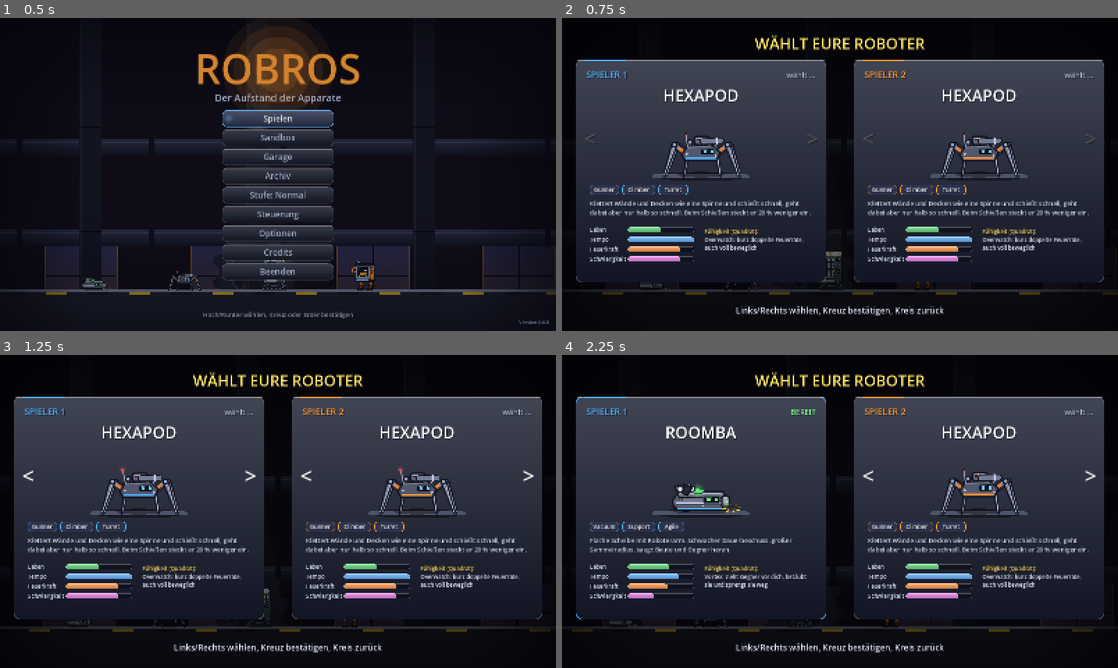
Above: before the commit, frames 1-4 (two rows, left to right).
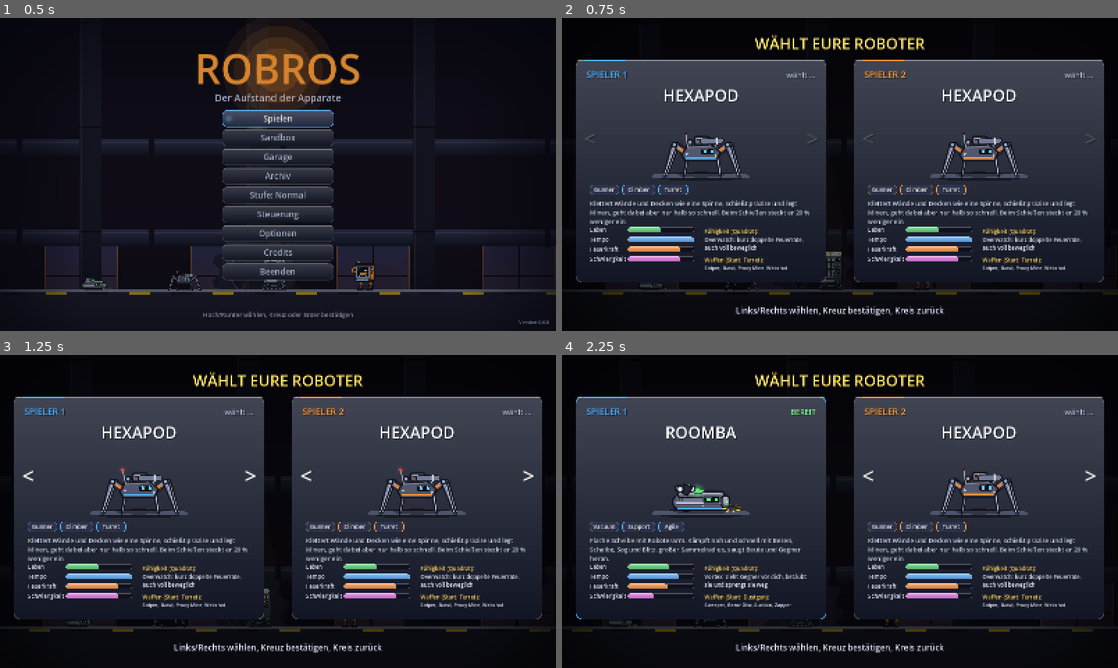
Above: after the commit, the same moments.

Repository: BearsinK/Ares
Game: Godot game, scene res://scenes/title.tscn
Two runs of this game, one before a commit and one after it. Both use one fixed random seed, a clock stepped at 60 frames per second and the inputs below.
Inputs (mouse positions are in pixels of both pictures, inside the frame that each line leads up to):
- Up to frame 1 (0.5 s): no input
- Up to frame 2 (0.75 s): tap Enter (p1_confirm) at 0.5 s; move the mouse to (962, 158) at 0.52 s; hold D (p1_right) from 0.53 s (still down); tap F (p1_fire) at 0.6 s; click (962, 158) at 0.67 s
- Up to frame 3 (1.25 s): keep holding D (p1_right); tap Space (p1_jump) at 0.77, 1.07 s
- Up to frame 4 (2.25 s): move the mouse to (728, 527) at 1.27 s; tap E (p1_ability) at 1.35 s; tap Space (p1_jump) at 1.52, 1.82 s; tap F (p1_fire) at 1.55 s; move the mouse to (895, 442) at 2.02 s; release D (p1_right) at 2.03 s; hold A (p1_left) from 2.03 s (still down); tap Enter (p1_confirm) at 2.1 s

Frame 1 is identical in both runs. In frame 2, 1.7% of the frame differs, in the area x 5-95%, y 58-81%; in frame 3, 1.7%; in frame 4, 1.8%.

Commit message:
Waffen-Messwerkzeug, Waffenliste auf der Klassenwahl, Hinweis zu Kombos
tests/weapon_bench.tscn misst Schaden pro Sekunde gegen ein Ziel und eine Gruppe für alle Waffen (Echtzeit, Nachladen zählt mit).
Klassenwahl nennt die fünf Waffen jeder Klasse, Klassenbeschreibungen passen zu den neuen Sets, neuer Hinweis beim ersten Kombo.

Co-Authored-By: Claude Sonnet 5.5 <noreply@anthropic.com>
Claude-Session: https://claude.ai/code/session_01LWfhWxkDekTWkUA5NKCt1X

Diff:
--- a/scripts/game/status_effects.gd
+++ b/scripts/game/status_effects.gd
@@ -291,6 +291,7 @@
 
 func _combo(combo_name: String, coop: bool) -> void:
 	Achievements.combos_seen[combo_name] = true
+	Tips.request("combo")
 	if Fx.instance and is_instance_valid(target):
 		Fx.instance.combo(target.global_position, combo_name, coop)
 
--- a/scripts/game/tips.gd
+++ b/scripts/game/tips.gd
@@ -15,6 +15,7 @@
 	"aegis": {"title": "AEGIS", "text": "Sein Frontschild fängt Schüsse ab. Trefft ihn von hinten, von oben oder mit Sprengungen."},
 	"nest": {"title": "NEST", "text": "Setzt laufend Buzzer in die Welt. Zerstört das Nest, dann stürzen seine Buzzer mit ab."},
 	"reload": {"title": "MAGAZIN LEER", "text": "Die Waffe lädt von selbst nach. Mit Kreuz / T / B lädst du vorher nach, Feuer unterbricht ein angefangenes Nachladen."},
+	"combo": {"title": "ELEMENT-KOMBO", "text": "Zwei Elemente auf einem Gegner lösen eine Kombo aus. Vom Partner gesetzt, wirkt sie viel stärker."},
 	"elite": {"title": "ELITE", "text": "Größer, zäher und mit eigener Fähigkeit. Dafür dreifache Beute und oft eine Reparatur."},
 }
 
--- a/scripts/game/title_screen.gd
+++ b/scripts/game/title_screen.gd
@@ -522,3 +522,9 @@
 	UiKit.stat_bar(_ui, panel.position + Vector2(40, 579), 300.0, "Schwierigkeit", float(info.difficulty) / 5.0, Color(0.9, 0.5, 0.9))
 	UiKit.text(_ui, panel.position + Vector2(370, 500), "Fähigkeit (Quadrat):", 16, Color(1.0, 0.85, 0.4))
 	UiKit.text(_ui, panel.position + Vector2(370, 524), info.ability, 16, Color(0.88, 0.9, 0.98), HORIZONTAL_ALIGNMENT_LEFT, panel.size.x - 400.0, true)
+	# Die fünf Klassenwaffen (die erste ist die Startwaffe, die anderen gibt es im Shop).
+	var weapon_names: Array[String] = []
+	for weapon_id in Weapons.CLASS_SETS[class_id]:
+		weapon_names.append(String(Weapons.get_weapon(weapon_id).name))
+	UiKit.text(_ui, panel.position + Vector2(370, 582), "Waffen (Start: %s):" % weapon_names[0], 16, Color(1.0, 0.85, 0.4))
+	UiKit.text(_ui, panel.position + Vector2(370, 604), ", ".join(weapon_names.slice(1)), 14, Color(0.88, 0.9, 0.98), HORIZONTAL_ALIGNMENT_LEFT, panel.size.x - 380.0, true)
--- a/scripts/game/ui_kit.gd
+++ b/scripts/game/ui_kit.gd
@@ -7,25 +7,25 @@
 const CLASS_INFO := {
 	"roomba": {
 		"tags": ["Vacuum", "Support", "Agile"],
-		"blurb": "Flache Scheibe mit Roboterarm. Schwacher Dauerbeschuss, großer Sammelradius, saugt Beute und Gegner heran.",
+		"blurb": "Flache Scheibe mit Roboterarm. Kämpft nah und schnell mit Besen, Scheibe, Sog und Blitz, großer Sammelradius, saugt Beute und Gegner heran.",
 		"ability": "Vortex: zieht Gegner vor dich, betäubt sie und sprengt sie weg",
 		"damage": 3, "difficulty": 2,
 	},
 	"hexapod": {
 		"tags": ["Gunner", "Climber", "Turret"],
-		"blurb": "Klettert Wände und Decken wie eine Spinne und schießt schnell, geht dabei aber nur halb so schnell. Beim Schießen steckt er 20 % weniger ein.",
+		"blurb": "Klettert Wände und Decken wie eine Spinne, schießt präzise und legt Minen, geht dabei aber nur halb so schnell. Beim Schießen steckt er 20 % weniger ein.",
 		"ability": "Overwatch: kurz doppelte Feuerrate, auch voll beweglich",
 		"damage": 4, "difficulty": 4,
 	},
 	"vending": {
 		"tags": ["Tank", "AoE", "Heavy"],
-		"blurb": "Groß und robust. Wirft geschüttelte Dosen, die beim Aufprall explodieren.",
+		"blurb": "Groß und robust. Wirft geschüttelte Dosen, brennt Gegner nieder, schießt Münzen und stellt Geschütztürme auf.",
 		"ability": "Steamroller: rollt durch Gegner, macht Schaden und nimmt weniger",
 		"damage": 4, "difficulty": 2,
 	},
 	"printer": {
 		"tags": ["Swarm", "Utility", "Flex"],
-		"blurb": "Läuft auf gedruckten Beinen, druckt Drohnen als zusätzliche Waffen.",
+		"blurb": "Läuft auf gedruckten Beinen. Drohnen schießen für ihn, dazu Sprengdrohnen, Tonerwolken, Markierungen und Betäubung.",
 		"ability": "Drone Drop: zwei explosive Drohnen jagen Gegner",
 		"damage": 2, "difficulty": 3,
 	},
--- /dev/null
+++ b/tests/weapon_bench.gd
@@ -0,0 +1,147 @@
+extends Node
+## Entwickler-Werkzeug: misst fuer jede Waffe den Schaden pro Sekunde gegen ein einzelnes Ziel und gegen eine Gruppe.
+## Der Schuetze und die Ziele bleiben an ihrem Platz, Nachladen zaehlt mit. Nur Richtwerte zum Vergleichen (Klassen-
+## Schadensfaktoren sind nicht enthalten, Modul und Upgrades fehlen).
+## Ausfuehren: godot --headless --path . res://tests/weapon_bench.tscn   (BENCH_WEAPONS=dust,rapid fuer eine Auswahl, BENCH_SECONDS=6; dauert in Echtzeit rund 5 Minuten)
+
+var main: Node
+var p1: Player
+var rows: Array[Dictionary] = []
+var _homes: Array[Vector2] = []
+var _targets: Array[Enemy] = []
+var _current := "dust"
+
+const SHOOTER_POS := Vector2(500.0, 1200.0)
+const HP := 1.0e7
+
+
+func _ready() -> void:
+	Engine.set_meta("classes", ["roomba", "hexapod"])
+	main = load("res://scenes/main.tscn").instantiate()
+	main.director_enabled = false
+	main.intro_enabled = false
+	main.stage_id = "classic"
+	add_child(main)
+	_run.call_deferred()
+
+
+func _frames(count: int) -> void:
+	for i in count:
+		await get_tree().physics_frame
+
+
+func _run() -> void:
+	# Zeitraffer vergroessert auch den Zeitschritt (Geschosse tunneln), daher Echtzeit. BENCH_SCALE nur fuer grobe Laeufe.
+	Engine.time_scale = float(OS.get_environment("BENCH_SCALE")) if OS.get_environment("BENCH_SCALE") != "" else 1.0
+	await _frames(15)
+	p1 = main.players[0]
+	p1.invulnerable = true
+	main.players[1].invulnerable = true
+	main.players[1].global_position = Vector2(100.0, 1200.0)
+	var ids: Array = Weapons.ALL_IDS
+	if OS.get_environment("BENCH_WEAPONS") != "":
+		ids = OS.get_environment("BENCH_WEAPONS").split(",")
+	var seconds := float(OS.get_environment("BENCH_SECONDS")) if OS.get_environment("BENCH_SECONDS") != "" else 10.0
+	for id in ids:
+		var single := await _measure(String(id), 1, seconds)
+		var pack := await _measure(String(id), 8, seconds)
+		rows.append({"id": id, "single": single, "pack": pack})
+	print("")
+	print("%-10s %-10s %8s %8s %6s" % ["Waffe", "Art", "1 Ziel", "8 Ziele", "Faktor"])
+	rows.sort_custom(func(a: Dictionary, b: Dictionary) -> bool: return float(a.single) > float(b.single))
+	for row in rows:
+		var weapon := Weapons.get_weapon(row.id)
+		print("%-10s %-10s %8.0f %8.0f %6.1f" % [row.id, weapon.kind, row.single, row.pack, float(row.pack) / maxf(float(row.single), 0.01)])
+	Engine.time_scale = 1.0
+	get_tree().quit()
+
+
+func _clear() -> void:
+	for enemy in get_tree().get_nodes_in_group("enemies"):
+		if enemy is Enemy:
+			enemy.free()
+	for child in main.projectiles.get_children():
+		child.free()
+	_targets.clear()
+	_homes.clear()
+
+
+## Abstand, in dem eine Waffe gut arbeitet: ein Teil ihrer Reichweite, mindestens 150 px.
+func _distance_for(id: String) -> float:
+	var weapon := Weapons.get_weapon(id)
+	var reach := 450.0
+	match String(weapon.kind):
+		"hitscan":
+			reach = 500.0
+		"sweep", "stream", "chain":
+			reach = float(weapon.range)
+		"deploy":
+			reach = 420.0
+		_:
+			if weapon.has("boomerang"):
+				reach = float(weapon.speed) * float(weapon.boomerang)
+			elif weapon.has("gravity"):
+				reach = 420.0
+			elif weapon.has("homing"):
+				reach = 600.0
+			else:
+				reach = float(weapon.speed) * float(weapon.lifetime)
+	return clampf(reach * 0.6, 150.0, 520.0)
+
+
+func _spawn(count: int) -> void:
+	var near := _distance_for(_current)
+	for i in count:
+		var pos := Vector2(SHOOTER_POS.x + near, 1200.0) if count == 1 else Vector2(SHOOTER_POS.x + near - 30.0 + (i % 4) * 55.0, 1200.0 - (i / 4) * 70.0)
+		var e: Enemy = main.director.spawn("brute", pos)
+		e.hp = HP
+		e.max_hp = HP
+		e._cooldown = 99.0
+		e.speed_mult = 0.0
+		_targets.append(e)
+		_homes.append(pos)
+
+
+## Schaden pro Sekunde einer Waffe gegen count Ziele in der angegebenen Zeit.
+func _measure(id: String, count: int, seconds: float) -> float:
+	_clear()
+	_current = id
+	p1.weapons = [id]
+	p1.modules = [""]
+	p1.weapon_index = 0
+	p1.refill_ammo()
+	p1.global_position = SHOOTER_POS
+	_spawn(count)
+	await _frames(3)
+	for e in _targets:
+		e.hp = HP
+	var shots := [0]
+	var counter := func(_p: Player, _id: String, _o: Vector2, _d: Vector2, _c: float) -> void: shots[0] += 1
+	p1.fired.connect(counter)
+	var lob := String(Weapons.get_weapon(id).kind) == "lob"
+	Input.action_press("p1_fire")
+	var frames := int(seconds * 60.0)
+	for i in frames:
+		await get_tree().physics_frame
+		if lob:
+			# Wurfwaffe: kurz halten (schuetteln), loslassen, wieder halten.
+			if i % 60 == 50:
+				Input.action_release("p1_fire")
+			elif i % 60 == 0:
+				Input.action_press("p1_fire")
+		p1.global_position = SHOOTER_POS
+		p1.velocity = Vector2.ZERO
+		p1.aim_dir = Vector2.RIGHT
+		for k in _targets.size():
+			if is_instance_valid(_targets[k]):
+				_targets[k].global_position = _homes[k]
+				_targets[k].velocity = Vector2.ZERO
+				_targets[k].stunned_time = 0.0
+	Input.action_release("p1_fire")
+	p1.fired.disconnect(counter)
+	if OS.get_environment("BENCH_DEBUG") != "":
+		print("DBG ", id, " Ziele ", count, " Schuesse ", shots[0], " aim ", p1.aim_dir, " facing ", p1.facing, " ammo ", p1.ammo)
+	var total := 0.0
+	for e in _targets:
+		total += HP - e.hp
+	return total / seconds
--- /dev/null
+++ b/tests/weapon_bench.tscn
@@ -0,0 +1,6 @@
+[gd_scene load_steps=2 format=3]
+
+[ext_resource type="Script" path="res://tests/weapon_bench.gd" id="1_test"]
+
+[node name="WeaponBench" type="Node"]
+script = ExtResource("1_test")
Not shown, added: tests/weapon_bench.gd.uid
